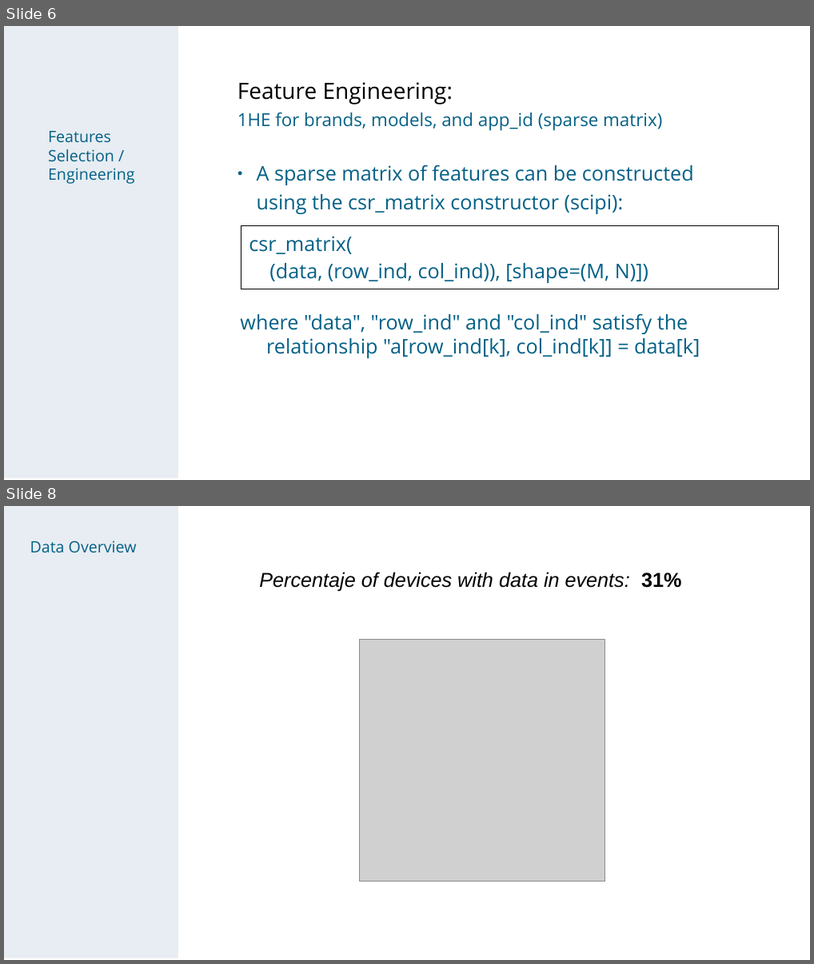
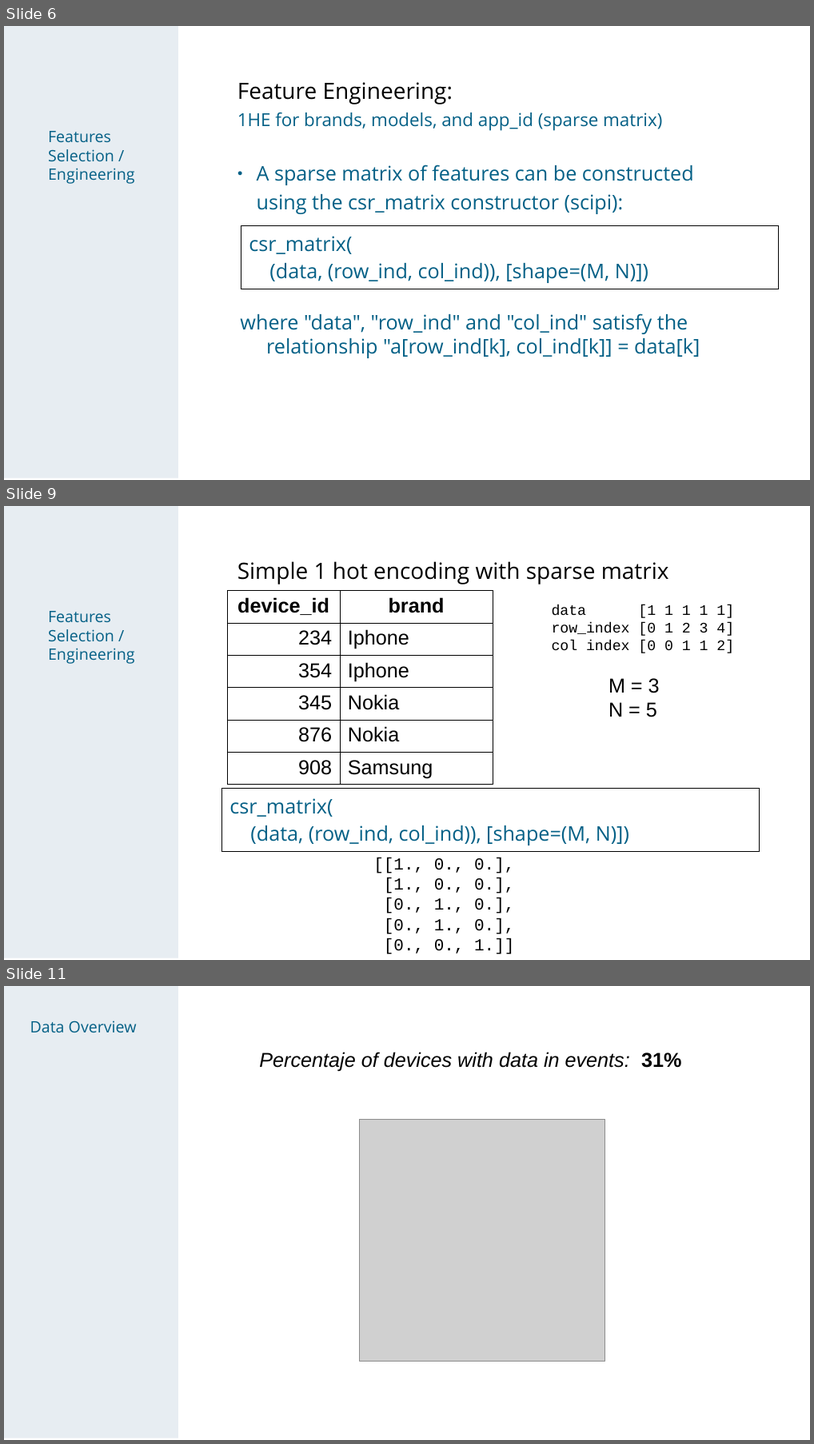
Before and after one commit to chechir/talking_data, a slide deck: brussels/deck_overview_detail.odp. Shown one above the other, each under a label of ours: slides 6 and 8 before the commit, slides 6, 9 and 11 after it; the slides between them are not shown. The pictures are 814x964 and 814x1444 pixels, drawn with LibreOffice and Linux fonts; fonts in the diff are those of the drawing; grey boxes stand for pictures. Boxes give left, top, right and bottom in pixels: in the first picture for what was removed or moved away, otherwise in the second. Text is boxed around its words. In the diff, an @@ line names an element or a change of style, - is before the commit and + after.

Commit message:
added sparse matrix section in deck, plus examples in notebook

```diff
--- a/brussels/deck_overview_detail.odp
+++ b/brussels/deck_overview_detail.odp
@@ slide 9 added at bbox=[4, 506, 810, 960], background #FFFFFF @@
@@ rectangle added at bbox=[4, 506, 178, 957], fill #E7EDF2 @@
@@ text added at bbox=[238, 561, 670, 584], 20 pt, text #000000 @@
+Simple 1 hot encoding with sparse matrix
@@ table added at bbox=[227, 591, 494, 782], 6 rows, 2 columns @@
+device_id | brand
+234 | Iphone
+354 | Iphone
+345 | Nokia
+876 | Nokia
+908 | Samsung
@@ text added at bbox=[48, 611, 135, 664], 14 pt, text #046086 @@
+Features Selection / Engineering
@@ text added at bbox=[552, 604, 734, 653], 13 pt, text #000000 @@
+data [1 1 1 1 1]
+row_index [0 1 2 3 4]
+col index [0 0 1 1 2]
@@ text added at bbox=[609, 678, 660, 717], 18 pt, text #000000 @@
+M = 3
+N = 5
@@ table added at bbox=[222, 788, 759, 848], 1 rows, 1 columns @@
+csr_matrix( (data, (row_ind, col_ind)), [shape=(M, N)])
@@ text added at bbox=[374, 857, 514, 954], 15 pt, text #000000 @@
+[[1., 0., 0.],
+[1., 0., 0.],
+[0., 1., 0.],
+[0., 1., 0.],
+[0., 0., 1.]]
@@ what was slide 8 is now slide 11 @@
```
Also in this commit, not shown: 1 slide changed, 2 other slides added, 2 other files.
